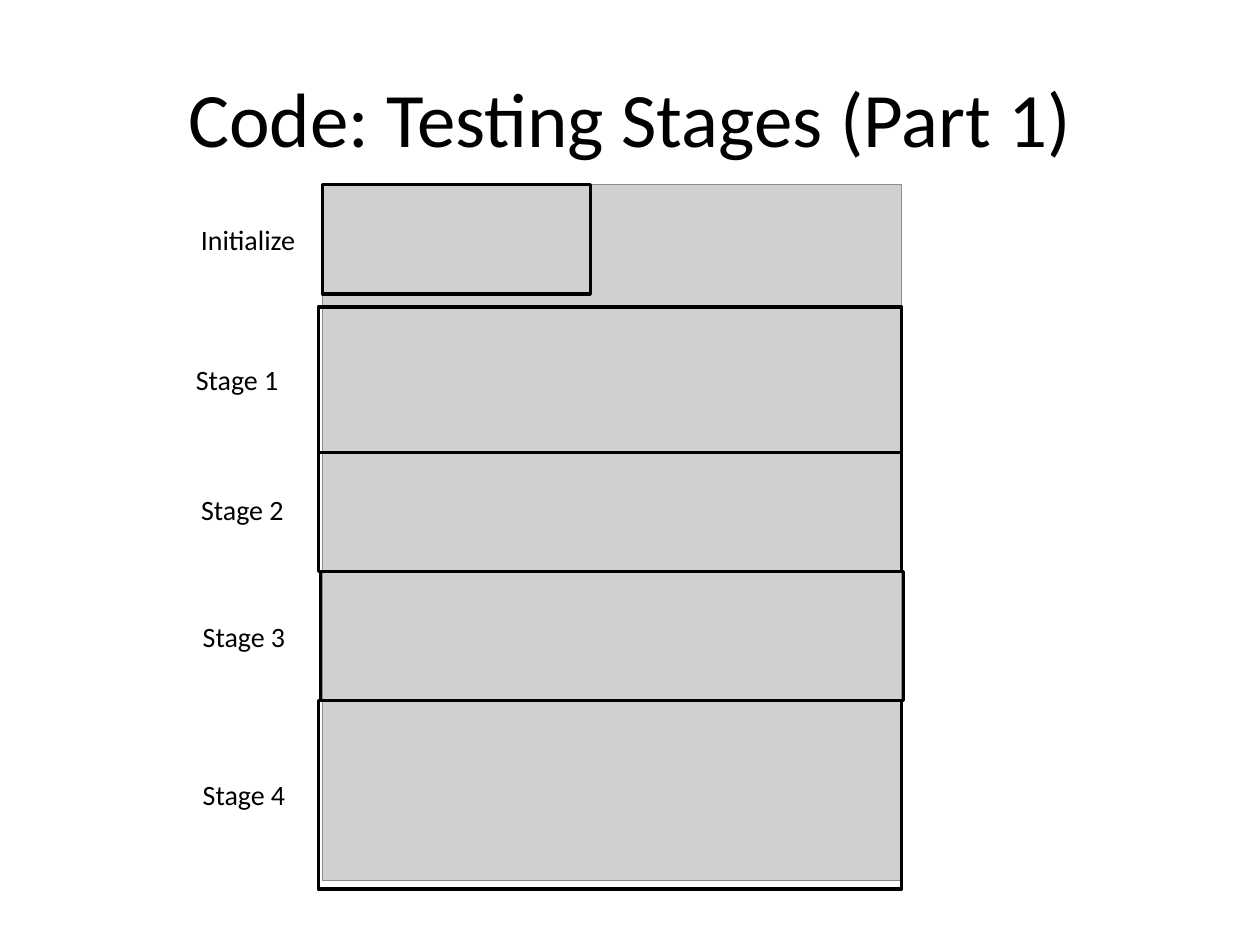
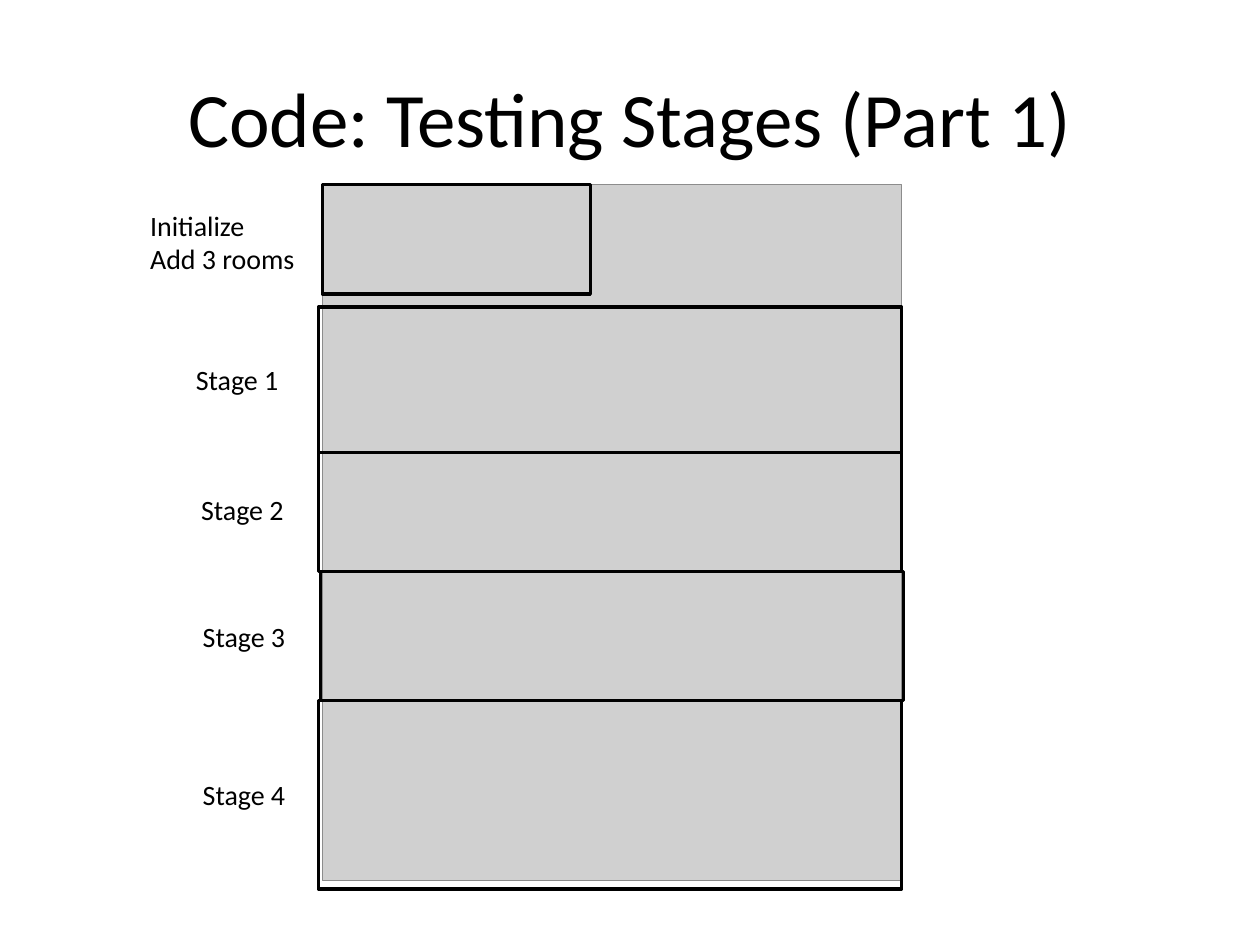
Before and after one commit to jzrlza/SmartHomePrototype, a slide deck: slide 21 of project_presentation.pptx. Drawn at 1260x945 pixels with LibreOffice and Linux fonts; fonts in the diff are those of the drawing; grey boxes stand for pictures. Boxes give left, top, right and bottom in pixels: in the first picture for what was removed or moved away, otherwise in the second. Text is boxed around its words. In the diff, an @@ line names an element or a change of style, - is before the commit and + after.

```diff
--- a/project_presentation.pptx
+++ b/project_presentation.pptx
@@ text "Initialize": place and size @@
-text "Initialize" at bbox=[201, 230, 295, 251]
+text "Initialize" at bbox=[150, 216, 294, 270]
@@ text at bbox=[150, 249, 294, 270]: paragraph added @@
+Add 3 rooms
```
Also in this commit, not shown: 8 other slides changed.
